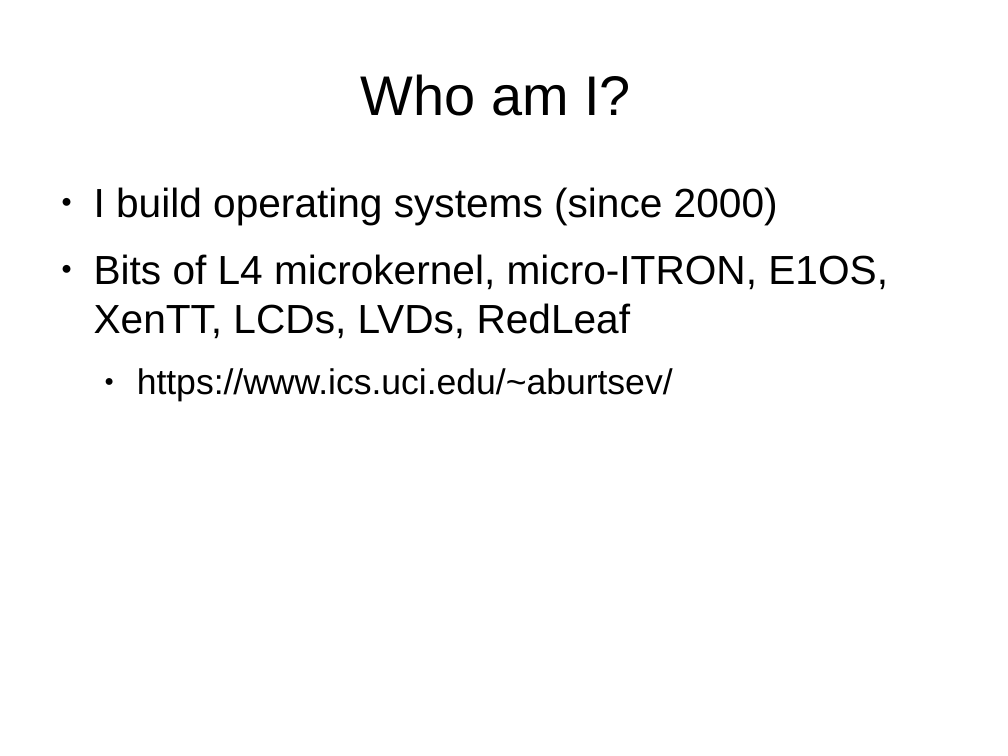
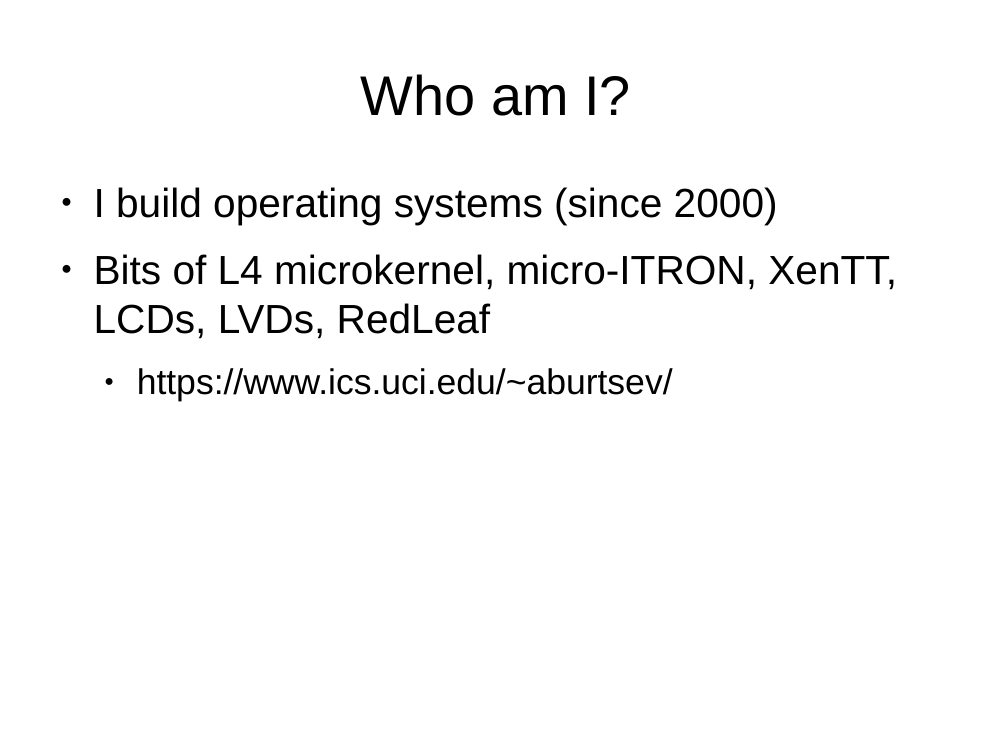
Before and after one commit to antonburtsev/cs5460, a slide deck: slide 2 of lectures/lecture00-logistics/lecture00-logistics.odp. Drawn at 1008x756 pixels with LibreOffice and Linux fonts; fonts in the diff are those of the drawing. Boxes give left, top, right and bottom in pixels: in the first picture for what was removed or moved away, otherwise in the second. Text is boxed around its words. In the diff, an @@ line names an element or a change of style, - is before the commit and + after.

```diff
--- a/lectures/lecture00-logistics/lecture00-logistics.odp
+++ b/lectures/lecture00-logistics/lecture00-logistics.odp
@@ text at (94, 254, 897, 339): text changed @@
-● Bits of L4 microkernel, micro-ITRON, E1OS, XenTT, LCDs, LVDs, RedLeaf
+● Bits of L4 microkernel, micro-ITRON, XenTT, LCDs, LVDs, RedLeaf
```
Also in this commit, not shown: 3 other slides changed, 2 slides added, 1 other file.
